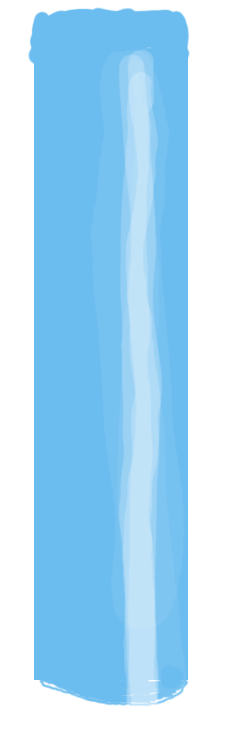
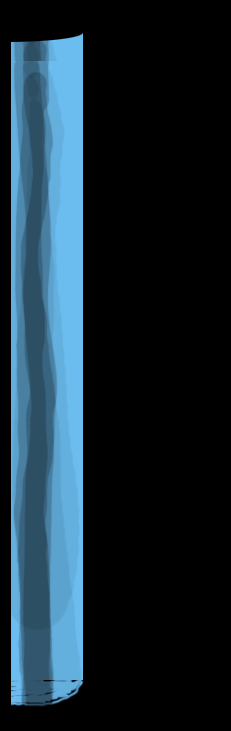
Comparing the layer stacks of the two w=231, h=731 images. Changes:
painted on "Water filler" over [11, 6, 191, 707]
added layer "Color Fill 1" in group "Water" over [0, 0, 231, 731]
